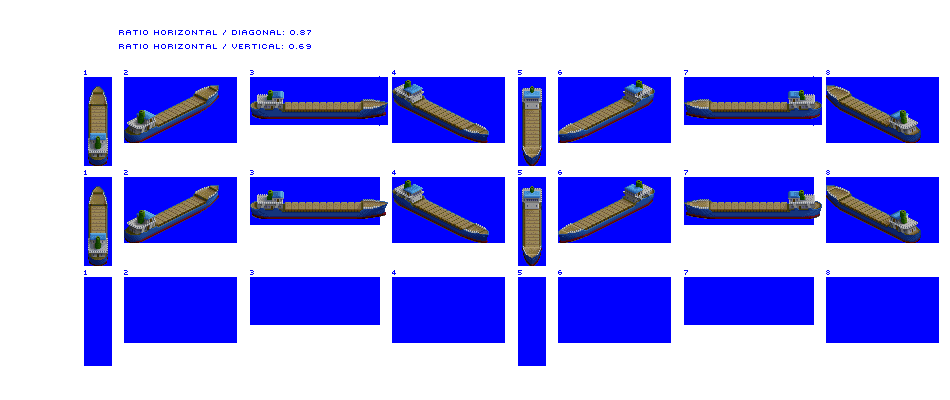
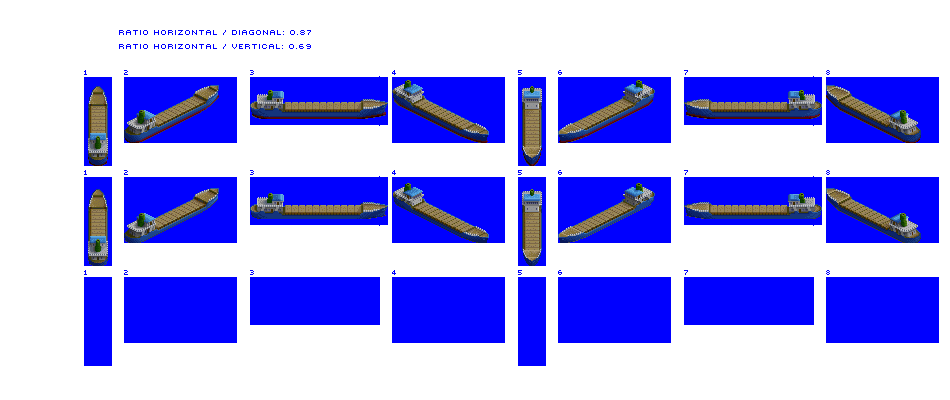
Layered file, before and after one edit (950×400). Changes by layer:
added layer "Coaster laden" above "Coaster unladen" over (x1=88, y1=183, x2=921, y2=266)
renamed "Coaster" to "Coaster unladen", painted on it over (x1=88, y1=176, x2=921, y2=266)
painted on "blue bg" over (x1=379, y1=176, x2=822, y2=226)
